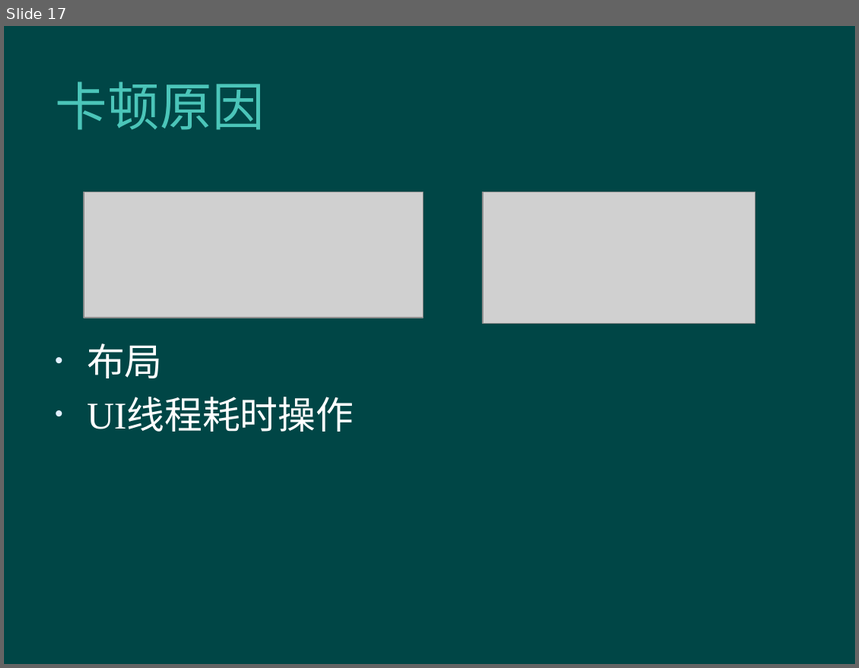
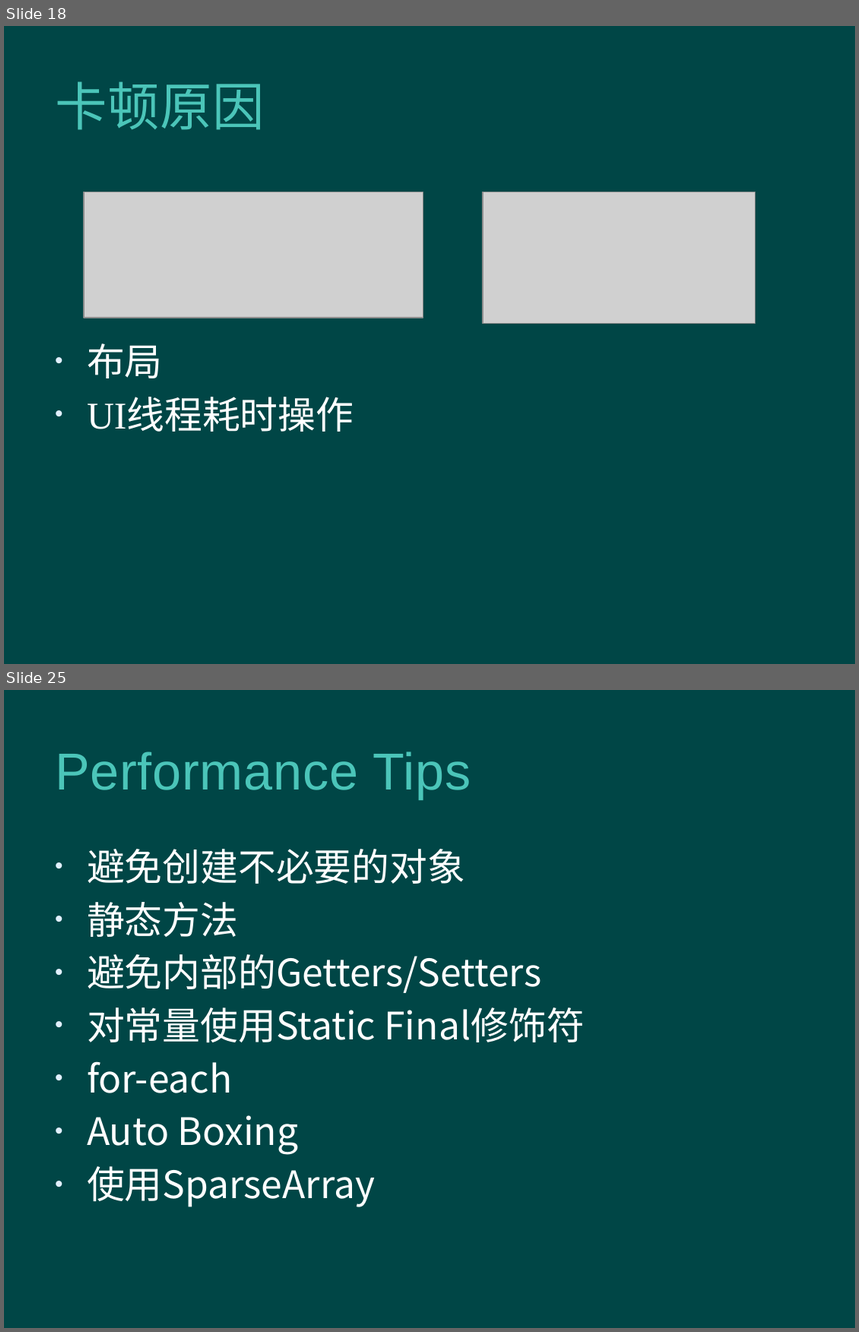
Before and after one commit to mapeiyu/OptimizationDemo, a slide deck: Android Optimization.pptx. Shown one above the other, each under a label of ours: slide 17 before the commit, slides 18 and 25 after it; the slides between them are not shown. The pictures are 859x668 and 859x1332 pixels, drawn with LibreOffice and Linux fonts; fonts in the diff are those of the drawing; grey boxes stand for pictures; background and template pictures are left out. Boxes give left, top, right and bottom in pixels: in the first picture for what was removed or moved away, otherwise in the second. Text is boxed around its words. In the diff, an @@ line names an element or a change of style, - is before the commit and + after.

```diff
--- a/Android Optimization.pptx
+++ b/Android Optimization.pptx
@@ slide 25 added at box(4, 690, 855, 1328), background #004646 @@
@@ title added at box(55, 752, 471, 799), 44 pt, text #4BC5B9 @@
+Performance Tips
@@ text added at box(87, 849, 584, 1208), 32 pt, text #FFFFFF @@
+• 避免创建不必要的对象
+• 静态方法
+• 避免内部的Getters/Setters
+• 对常量使用Static Final修饰符
+• for-each
+• Auto Boxing
+• 使用SparseArray
@@ what was slide 17 is now slide 18 @@
```
Also in this commit, not shown: 18 slides changed, 1 other slide added.
